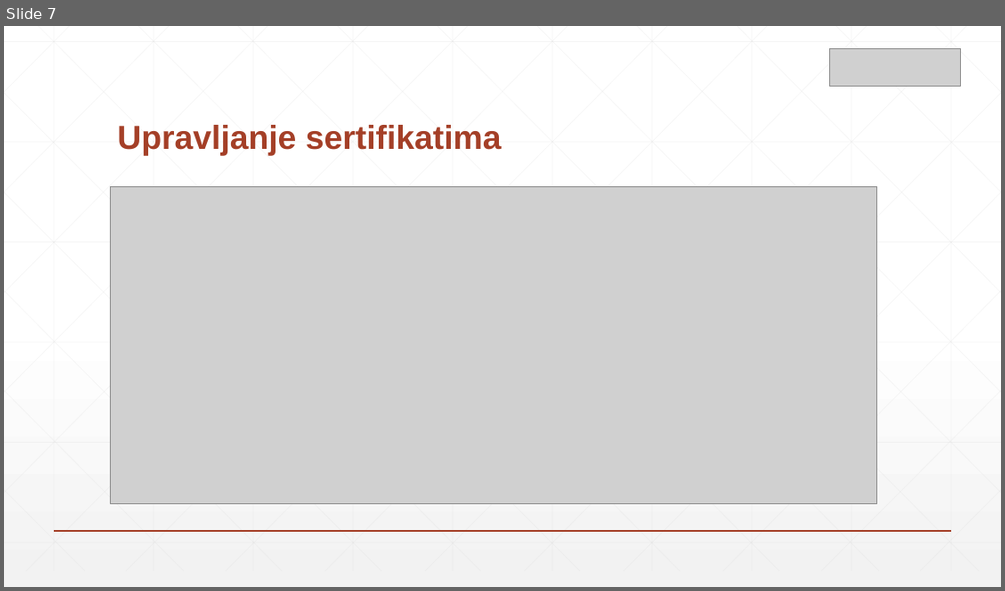
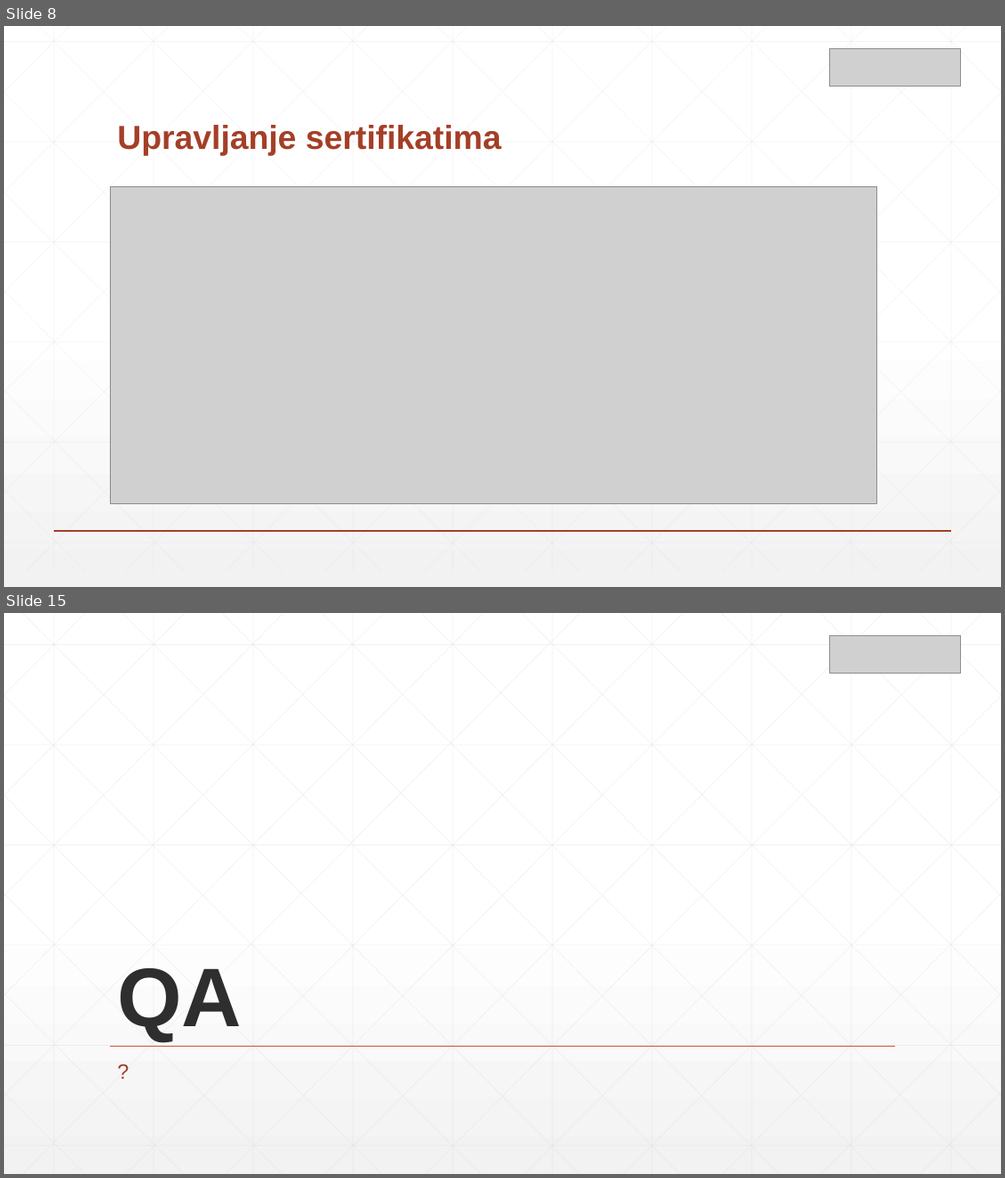
Before and after one commit to zsrdjan/presentations, a slide deck: azure-meetup-key-vault/presentation.pptx. Shown one above the other, each under a label of ours: slide 7 before the commit, slides 8 and 15 after it; the slides between them are not shown. The pictures are 1005x591 and 1005x1178 pixels, drawn with LibreOffice and Linux fonts; fonts in the diff are those of the drawing; grey boxes stand for pictures. Boxes give left, top, right and bottom in pixels: in the first picture for what was removed or moved away, otherwise in the second. Text is boxed around its words. In the diff, an @@ line names an element or a change of style, - is before the commit and + after.

```diff
--- a/azure-meetup-key-vault/presentation.pptx
+++ b/azure-meetup-key-vault/presentation.pptx
@@ slide 15 added at (x1=4, y1=613, x2=1001, y2=1174), background gradient #FFFFFF to #F2F2F2 @@
@@ picture added at (x1=830, y1=635, x2=961, y2=673) @@
@@ title added at (x1=117, y1=968, x2=242, y2=1042), 80 pt, text #2D2E2D, bold @@
+QA
@@ subtitle added at (x1=109, y1=1057, x2=895, y2=1094), 20 pt, text #A43F27 @@
+?
@@ line added from (110, 1046) to (896, 1046), #D15A3E 1 pt @@
@@ group added at (x1=4, y1=613, x2=1001, y2=1174): 46 lines @@
@@ what was slide 7 is now slide 8 @@
```
Also in this commit, not shown: 3 slides changed, 7 other slides added, 9 slides removed.
